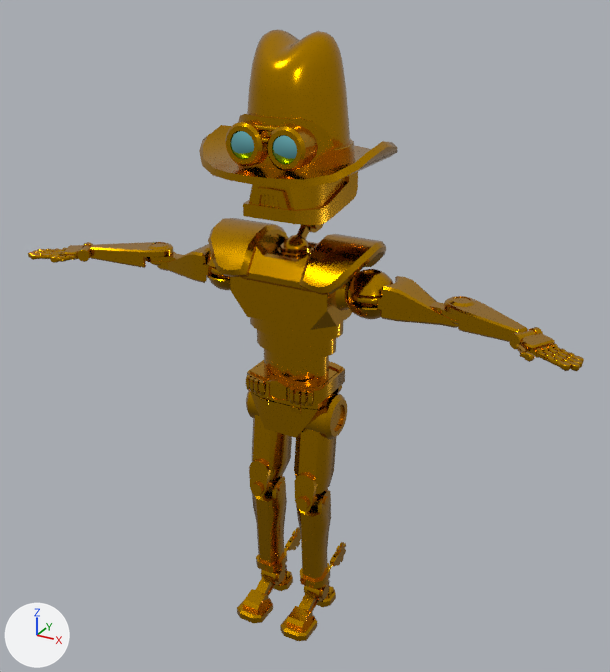
Two versions of the FBX model Assets/Models/Player/YiiHaw.fbx, one commit apart.
Both versions are drawn from a 50 mm camera at (5.74, -10.17, 10.01) aimed at (0.04, 0.2, 4.83). Arrows for +X, +Y and +Z are at lower left; the lights stay in place.
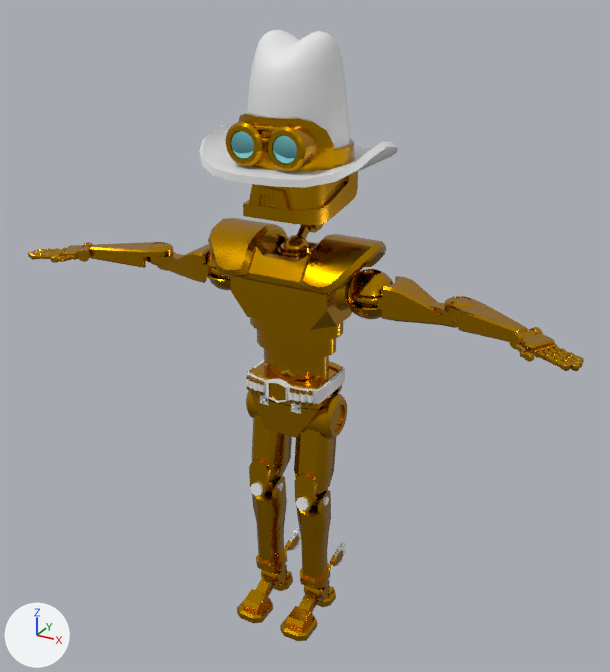
What the commit changed:
Material 'PlayerBase' (mat_playerbase) is new.
Its base color is (0.8, 0.8, 0.8) (white #e7e7e7).
me_plane_012 has 10573 vertices, 9312 faces and spans x -4.3..4.3, y -1.17..1.3, z 0.0..9.23.
me_plane_012 is used by ob_plane_012; location (0.0, 0.0, 0.0).
me_plane_012 part 1: 357 of the faces centred in x -1.32..1.32, y -1.15..1.28, z 7.45..9.22 switch from mat_material_001 (yellow #cf9500) to mat_playerbase (white #e7e7e7).
me_plane_012 part 2: 250 of the faces centred in x -0.64..0.64, y -0.62..0.54, z 3.9..4.36 switch from mat_material_001 (yellow #cf9500) to mat_playerbase (white #e7e7e7).
me_plane_012 part 3: 148 of the faces centred in x -0.47..0.47, y 0.55..0.93, z 0.33..0.71 switch from mat_material_001 (yellow #cf9500) to mat_playerbase (white #e7e7e7).
me_plane_012 part 4: 46 of the faces centred in x -0.67..0.67, y -0.6..-0.19, z 2.23..2.45 switch from mat_material_001 (yellow #cf9500) to mat_playerbase (white #e7e7e7).

Pixel boxes (x1, y1, x2, y2) of what changed, in the pictures (610 x 672 px):
part 1 of me_plane_012, recoloured
    both: (199, 29, 398, 188)
part 2 of me_plane_012, recoloured
    both: (246, 360, 345, 414)
part 3 of me_plane_012, recoloured
    both: (290, 527, 346, 566)
part 4 of me_plane_012, recoloured
    both: (250, 482, 329, 511)
